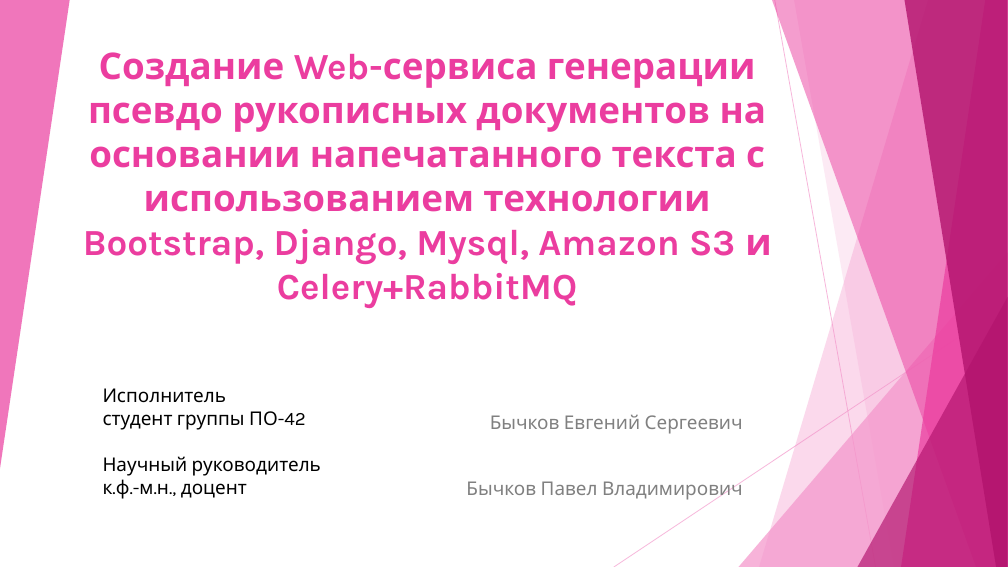
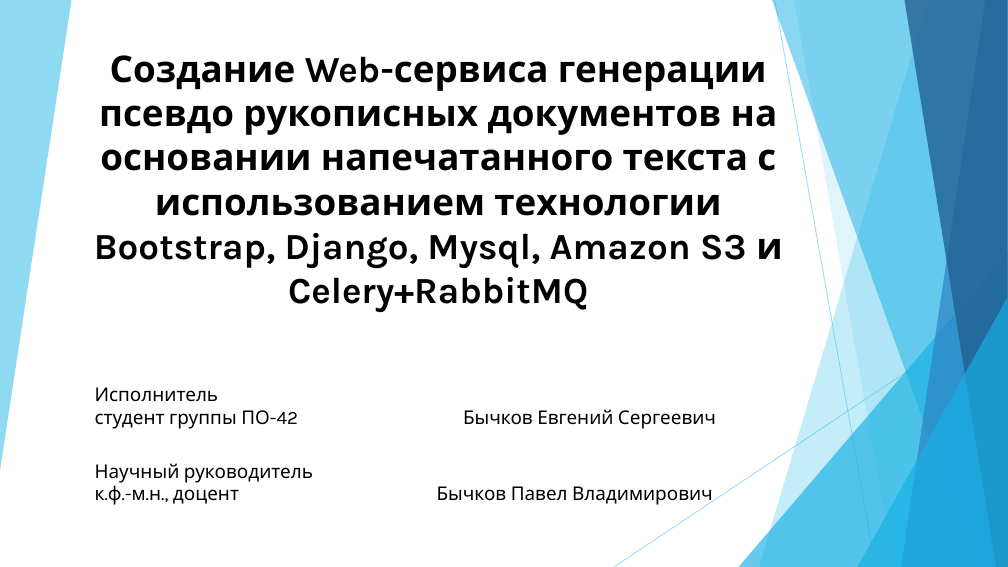
Before and after one commit to lamerocheg/Diplom, a slide deck: slide 1 of ПРЕЗЕНТАЦИЯ Бычков Евгений.pptx. Drawn at 1008x567 pixels with LibreOffice and Linux fonts; fonts in the diff are those of the drawing. Boxes give left, top, right and bottom in pixels: in the first picture for what was removed or moved away, otherwise in the second. Text is boxed around its words. In the diff, an @@ line names an element or a change of style, - is before the commit and + after.

```diff
--- a/ПРЕЗЕНТАЦИЯ Бычков Евгений.pptx
+++ b/ПРЕЗЕНТАЦИЯ Бычков Евгений.pptx
@@ triangle removed at [0,0,70,469] @@
@@ freeform shape added at [0,0,71,470], fill #5FCBEF at 70% opacity @@
@@ title "Создание Web-сервиса генерации псевдо рукописных ...": place and size @@
-title "Создание Web-сервиса генерации псевдо рукописных ..." at [83,52,771,308]
+title "Создание Web-сервиса генерации псевдо рукописных ..." at [94,55,782,312]
@@ title "Создание Web-сервиса генерации псевдо рукописных ..." at [94,55,782,312]: text colour #EB3D9F to #000000 @@
@@ freeform shape at [759,0,1008,567]: fill #F496CB at 36% opacity to #5FCBEF at 36% opacity @@
@@ freeform shape at [772,0,1008,567]: fill #EB3D9F at 50% opacity to #17B0E4 at 50% opacity @@
@@ line (775, 0) - (876, 567): stroke #F496CB 0.75 pt to #5FCBEF 0.75 pt @@
@@ freeform shape at [794,0,1008,567]: fill #F496CB at 20% opacity to #5FCBEF at 20% opacity @@
@@ freeform shape at [901,0,1008,567]: fill #EB3D9F at 70% opacity to #2E83C3 at 70% opacity @@
@@ freeform shape at [904,0,1008,567]: fill #B2136D at 80% opacity to #226292 at 80% opacity @@
@@ triangle at [739,252,1008,567]: fill #F496CB at 72% opacity to #17B0E4 at 66% opacity @@
@@ triangle at [858,297,1008,567]: fill #B2136D at 66% opacity to #17B0E4 at 66% opacity @@
@@ line (1008, 305) - (614, 567): stroke #F496CB 0.75 pt to #5FCBEF 0.75 pt @@
@@ text "Исполнитель": place and size @@
-text "Исполнитель" at [103,388,306,430]
+text "Исполнитель" at [95,387,716,429]
@@ text at [95,409,716,429]: text changed @@
-студент группы ПО-42
+студент группы ПО-42 Бычков Евгений Сергеевич
@@ subtitle removed at [466,414,743,502] @@
-Бычков Евгений Сергеевич
-Бычков Павел Владимирович
@@ text "Научный руководитель": place and size @@
-text "Научный руководитель" at [103,456,321,499]
+text "Научный руководитель" at [95,463,713,507]
@@ text at [95,485,713,507]: text changed @@
-к.ф.-м.н., доцент
+к.ф.-м.н., доцент Бычков Павел Владимирович
```
Also in this commit, not shown: 8 other slides changed, 1 slide added, 2 slides removed, 3 other files.
